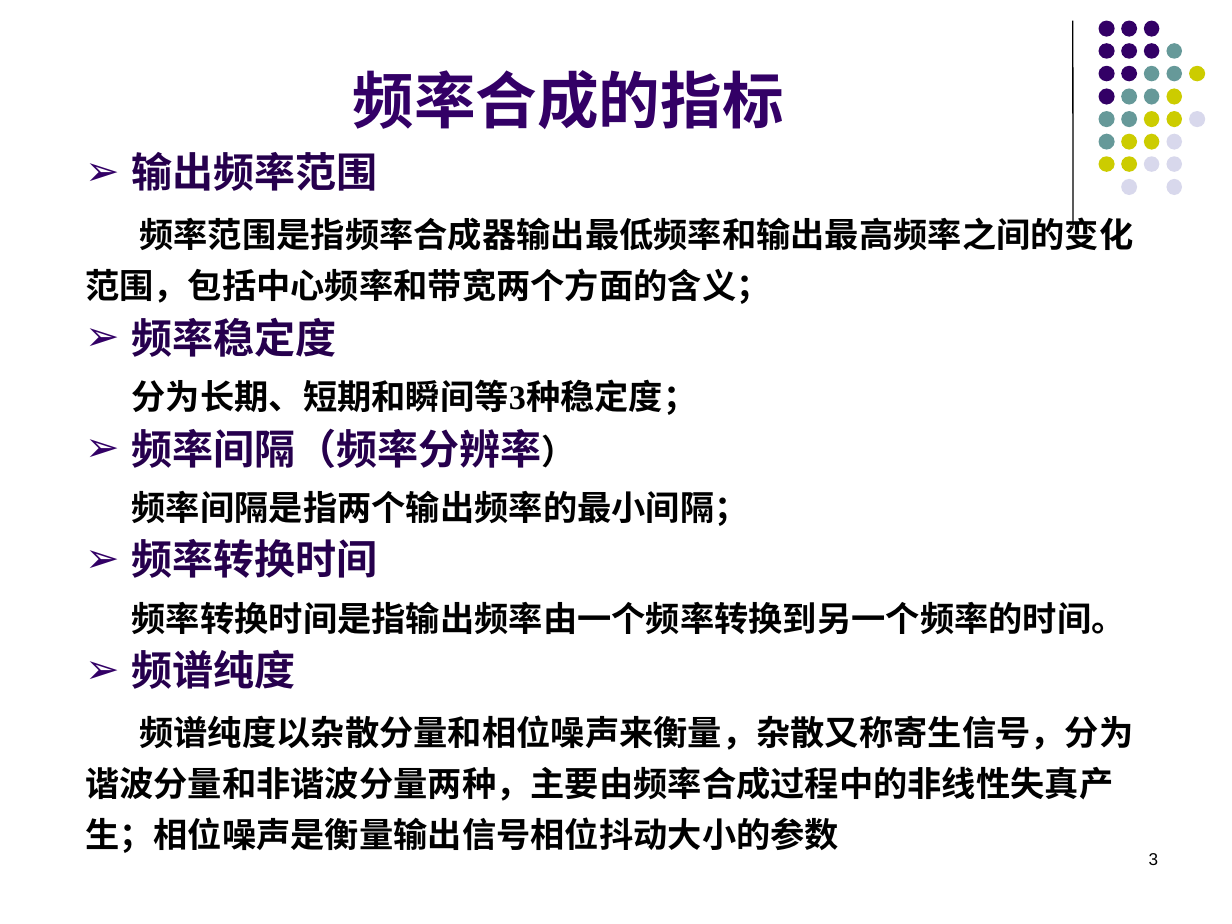
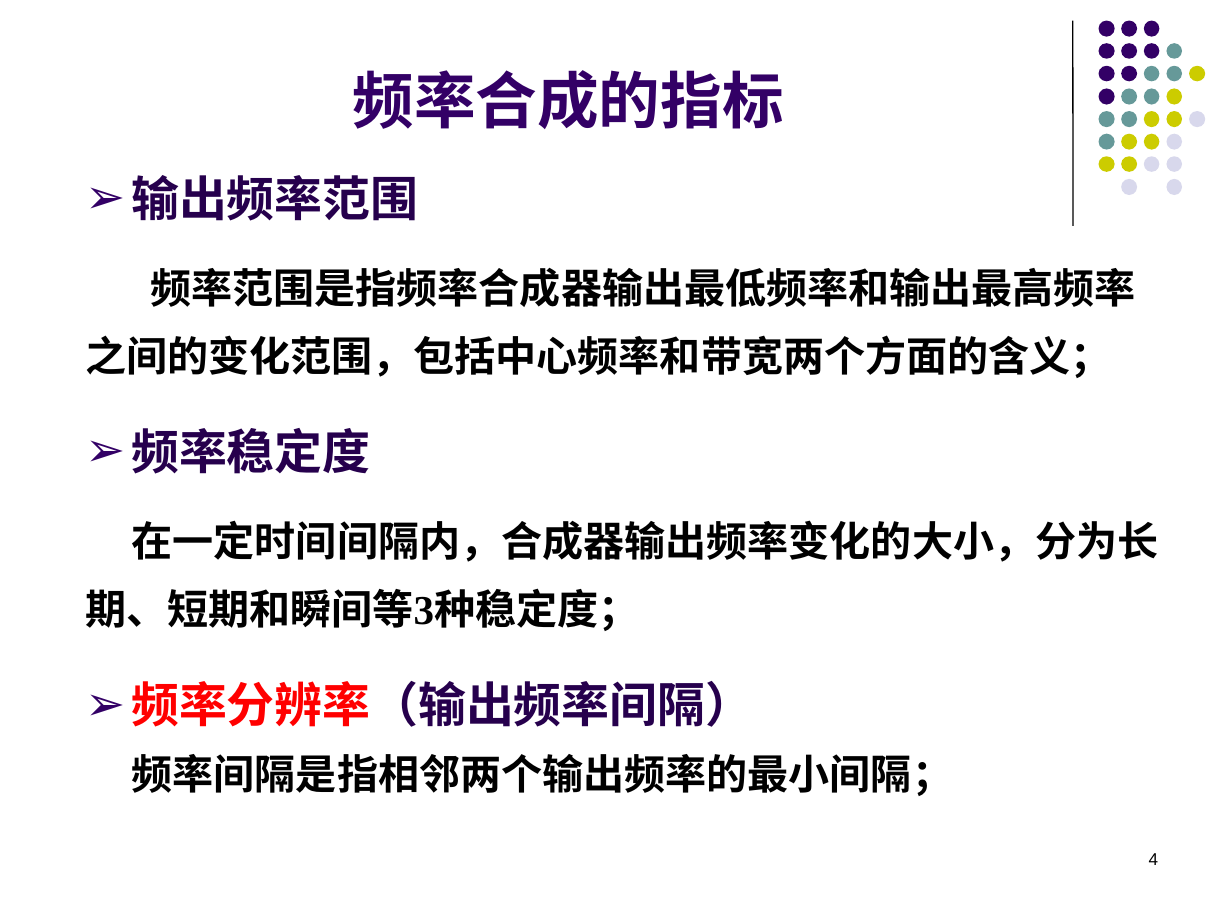
Before and after one commit to lyMeiSEU/ly_schoolhelper, a slide deck: slide 4 of 通信电子/第七章 频率合成器.pptx (slide 3 before the commit). Drawn at 1232x924 pixels with LibreOffice and Linux fonts; fonts in the diff are those of the drawing; background and template pictures are left out. Boxes give left, top, right and bottom in pixels: in the first picture for what was removed or moved away, otherwise in the second. Text is boxed around its words. In the diff, an @@ line names an element or a change of style, - is before the commit and + after.

```diff
--- a/通信电子/第七章 频率合成器.pptx
+++ b/通信电子/第七章 频率合成器.pptx
@@ text "输出频率范围": place and size @@
-text "输出频率范围" at [85, 152, 1133, 853]
+text "输出频率范围" at [85, 175, 1159, 796]
@@ text at [85, 175, 1136, 474]: size 24 to 28 pt in "输出频率范围", "频率稳定度"; size 20 to 24 pt in "频率范围是指频率合成器输出最低频率和输出最高频率之间的变化范围，包括中心频率和带宽两个方面的含义；"; line spacing 30pt to 40pt; more space between paragraphs @@
@@ text at [85, 520, 1159, 796]: text changed; size 20 to 24 pt @@
-分为长期、短期和瞬间等3种稳定度；
-➢ 频率间隔（频率分辨率）
-频率间隔是指两个输出频率的最小间隔；
-➢ 频率转换时间
-频率转换时间是指输出频率由一个频率转换到另一个频率的时间。
-➢ 频谱纯度
-频谱纯度以杂散分量和相位噪声来衡量，杂散又称寄生信号，分为谐波分量和非谐波分量两种，主要由频率合成过程中的非线性失真产生；相位噪声是衡量输出信号相位抖动大小的参数
+在一定时间间隔内，合成器输出频率变化的大小，分为长期、短期和瞬间等3种稳定度；
+➢ 频率分辨率（输出频率间隔）
+频率间隔是指相邻两个输出频率的最小间隔；
@@ page number at [1149, 853, 1159, 865]: text changed @@
-3
+4
```
Also in this commit, not shown: 12 other slides changed, 3 slides added, 39 other files.
